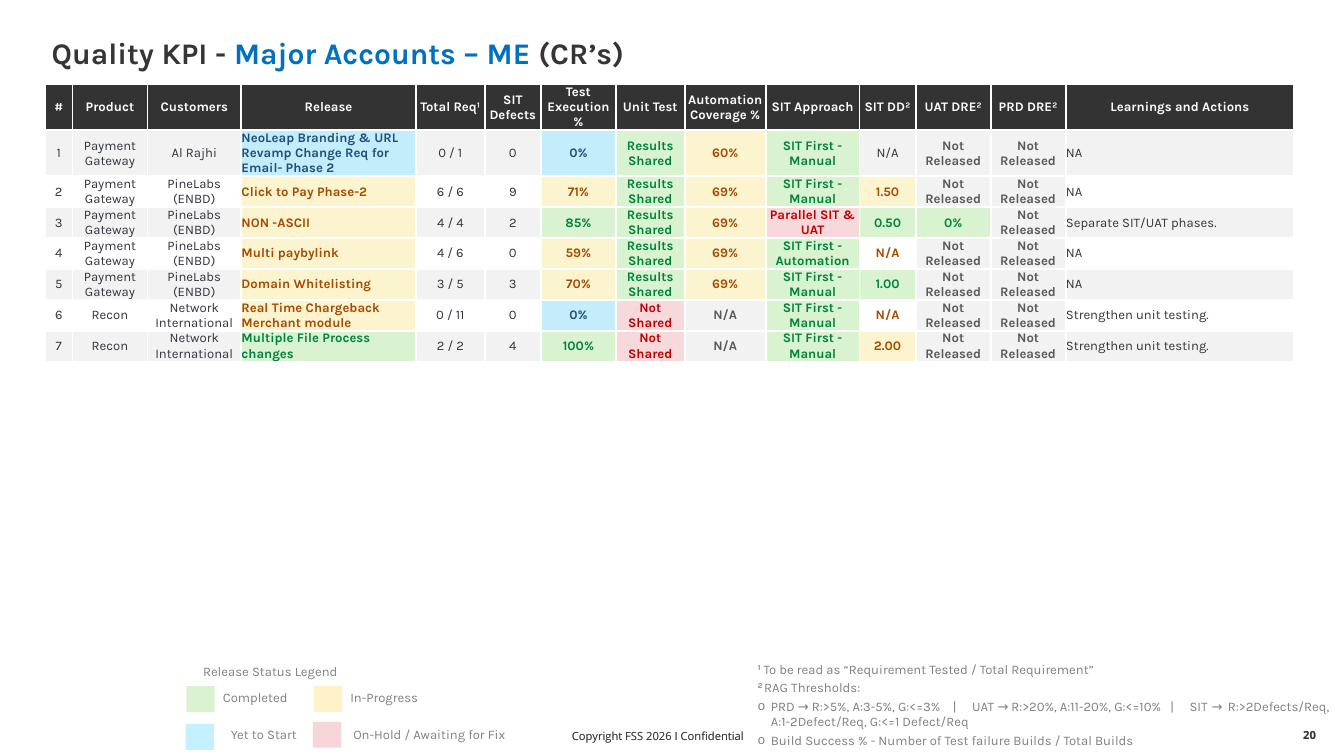
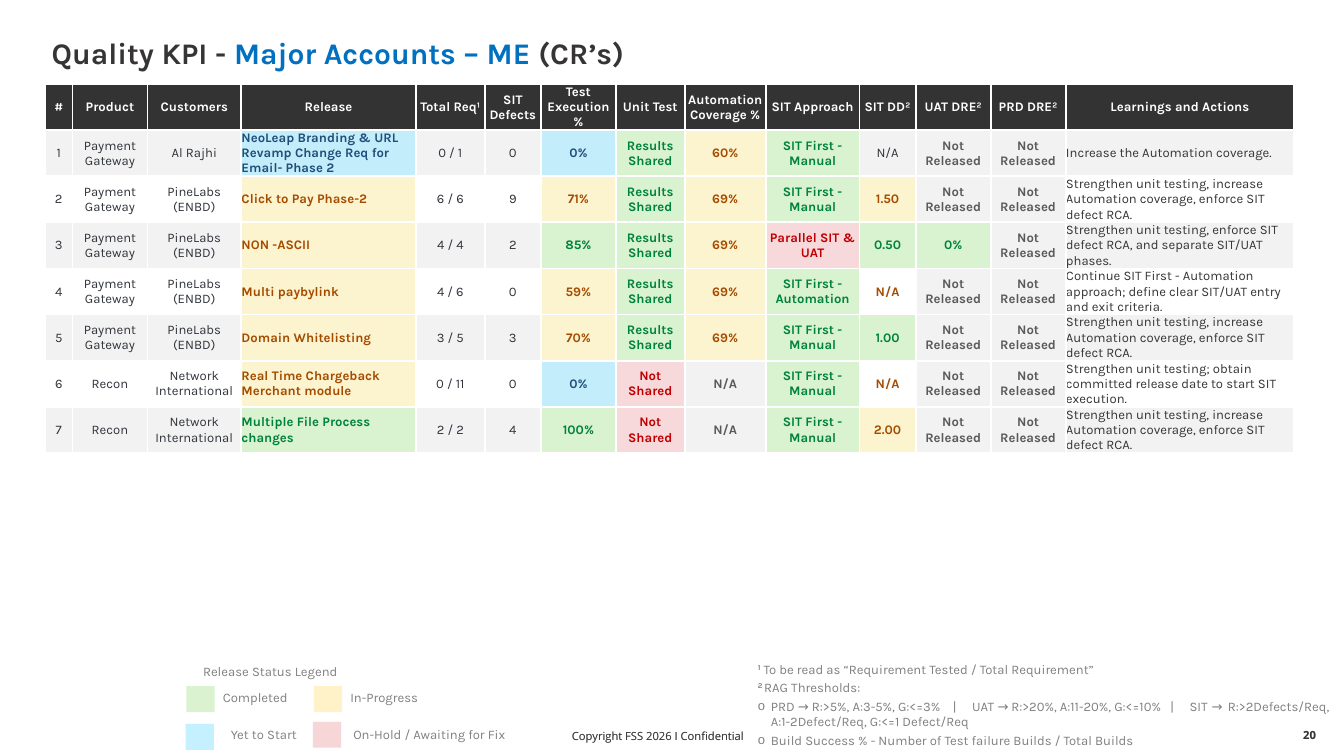
Before and after one commit to karthiksaai1985/KPI, a slide deck: slide 20 of KPI_20Nov2026.pptx. Drawn at 1344x756 pixels with LibreOffice and Linux fonts; fonts in the diff are those of the drawing; background and template pictures are left out. Boxes give left, top, right and bottom in pixels: in the first picture for what was removed or moved away, otherwise in the second. Text is boxed around its words. In the diff, an @@ line names an element or a change of style, - is before the commit and + after.

```diff
--- a/KPI_20Nov2026.pptx
+++ b/KPI_20Nov2026.pptx
@@ table at (x1=45, y1=84, x2=1295, y2=453) @@
-row 2, column 14: NA
+row 2, column 14: Increase the Automation coverage.
-row 3, column 14: NA
+row 3, column 14: Strengthen unit testing, increase Automation coverage, enforce SIT defect RCA.
-row 4, column 14: Separate SIT/UAT phases.
+row 4, column 14: Strengthen unit testing, enforce SIT defect RCA, and separate SIT/UAT phases.
-row 5, column 14: NA
+row 5, column 14: Continue SIT First - Automation approach; define clear SIT/UAT entry and exit criteria.
-row 6, column 14: NA
+row 6, column 14: Strengthen unit testing, increase Automation coverage, enforce SIT defect RCA.
-row 7, column 14: Strengthen unit testing.
+row 7, column 14: Strengthen unit testing; obtain committed release date to start SIT execution.
-row 8, column 14: Strengthen unit testing.
+row 8, column 14: Strengthen unit testing, increase Automation coverage, enforce SIT defect RCA.
```
Also in this commit, not shown: 7 other slides changed, 1 other file.
